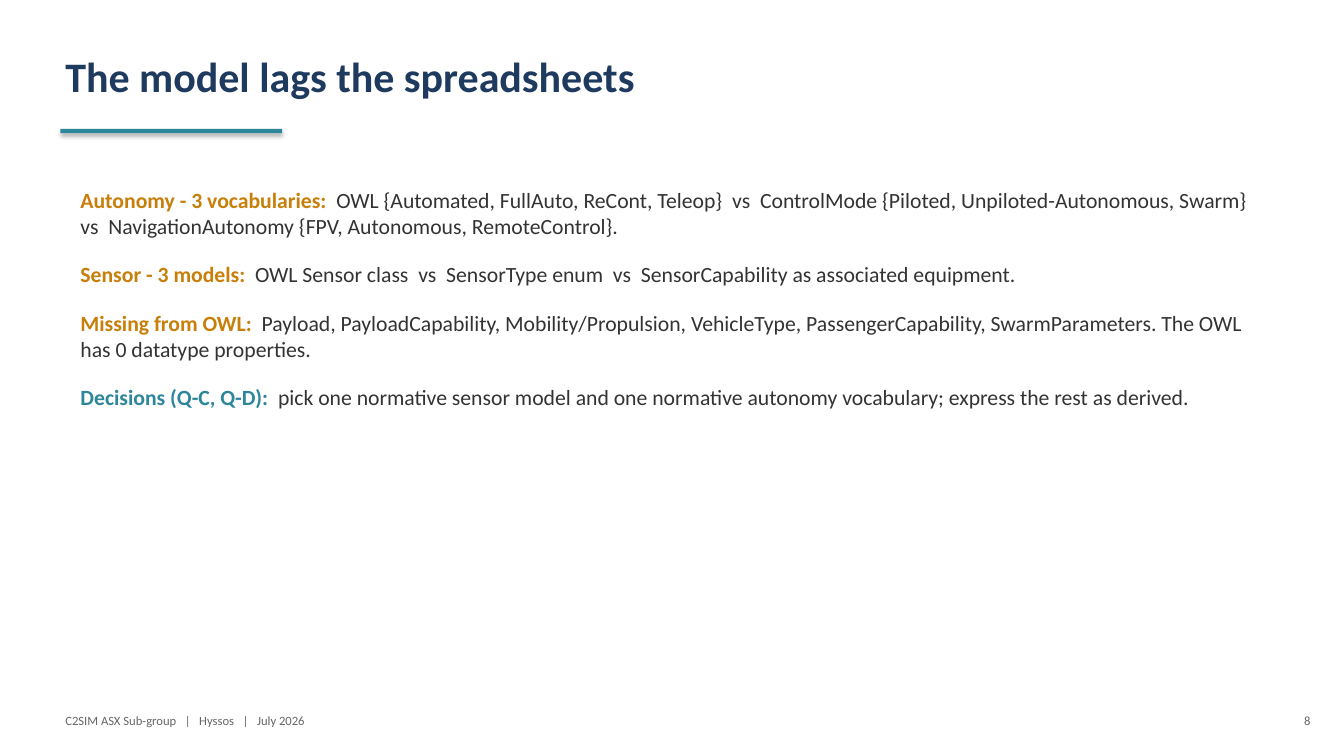
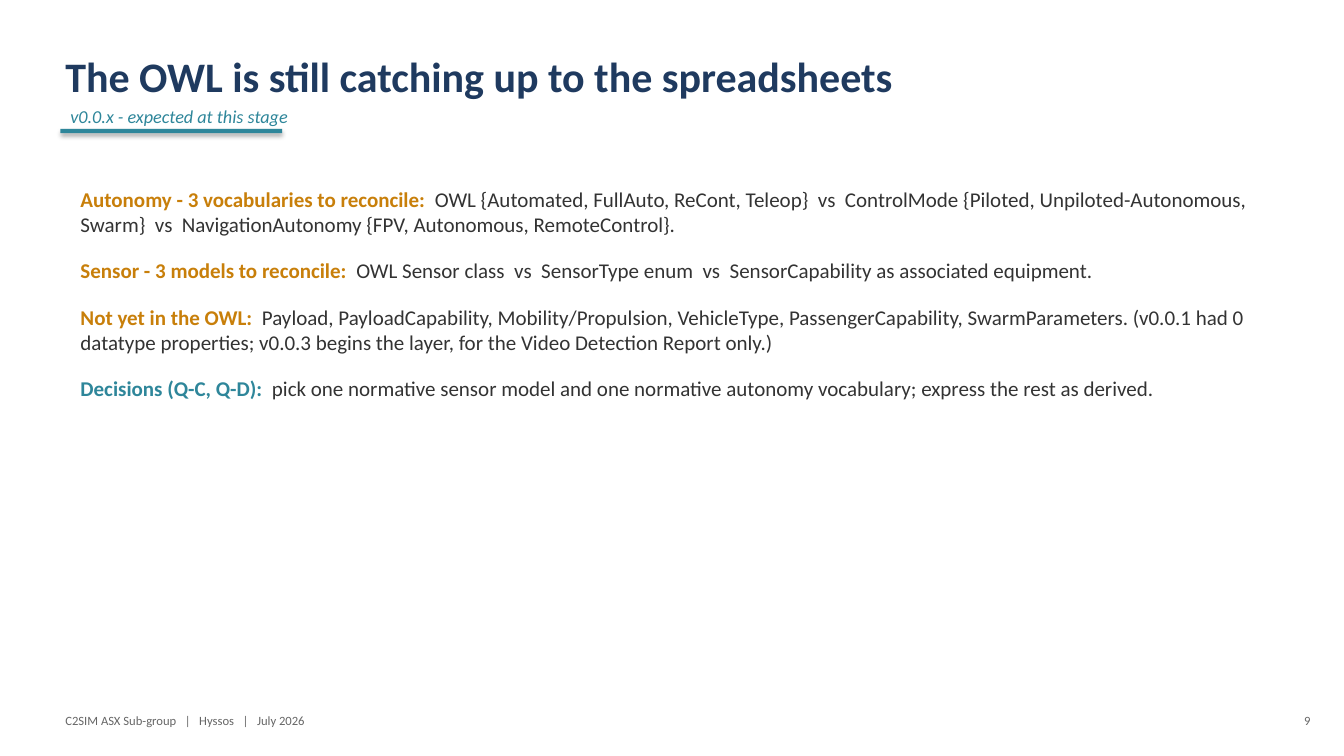
Before and after one commit to hyssostech/C2SIMArtifacts, a slide deck: slide 9 of Subgroups/ASX/InstantiationReview/ASX-Instantiation-Findings.pptx (slide 8 before the commit). Drawn at 1344x756 pixels with LibreOffice and Linux fonts; fonts in the diff are those of the drawing. Boxes give left, top, right and bottom in pixels: in the first picture for what was removed or moved away, otherwise in the second. Text is boxed around its words. In the diff, an @@ line names an element or a change of style, - is before the commit and + after.

```diff
--- a/Subgroups/ASX/InstantiationReview/ASX-Instantiation-Findings.pptx
+++ b/Subgroups/ASX/InstantiationReview/ASX-Instantiation-Findings.pptx
@@ text at box(65, 62, 892, 99): text changed @@
-The model lags the spreadsheets
+The OWL is still catching up to the spreadsheets
@@ text added at box(70, 110, 288, 126), 13 pt, text #2E869A, italic @@
+v0.0.x - expected at this stage
@@ text at box(80, 192, 1246, 354): text changed; size 15.5 to 15 pt @@
-Autonomy - 3 vocabularies: OWL {Automated, FullAuto, ReCont, Teleop} vs ControlMode {Piloted, Unpiloted-Autonomous, Swarm} vs NavigationAutonomy {FPV, Autonomous, RemoteControl}.
-Sensor - 3 models: OWL Sensor class vs SensorType enum vs SensorCapability as associated equipment.
-Missing from OWL: Payload, PayloadCapability, Mobility/Propulsion, VehicleType, PassengerCapability, SwarmParameters. The OWL has 0 datatype properties.
+Autonomy - 3 vocabularies to reconcile: OWL {Automated, FullAuto, ReCont, Teleop} vs ControlMode {Piloted, Unpiloted-Autonomous, Swarm} vs NavigationAutonomy {FPV, Autonomous, RemoteControl}.
+Sensor - 3 models to reconcile: OWL Sensor class vs SensorType enum vs SensorCapability as associated equipment.
+Not yet in the OWL: Payload, PayloadCapability, Mobility/Propulsion, VehicleType, PassengerCapability, SwarmParameters. (v0.0.1 had 0 datatype properties; v0.0.3 begins the layer, for the Video Detection Report only.)
@@ text at box(80, 380, 1154, 400): size 15.5 to 15 pt in "Decisions (Q-C, Q-D): pick one normative sensor ..."; less space between paragraphs @@
```
Also in this commit, not shown: 18 other slides changed, 2 slides added, 13 other files.
